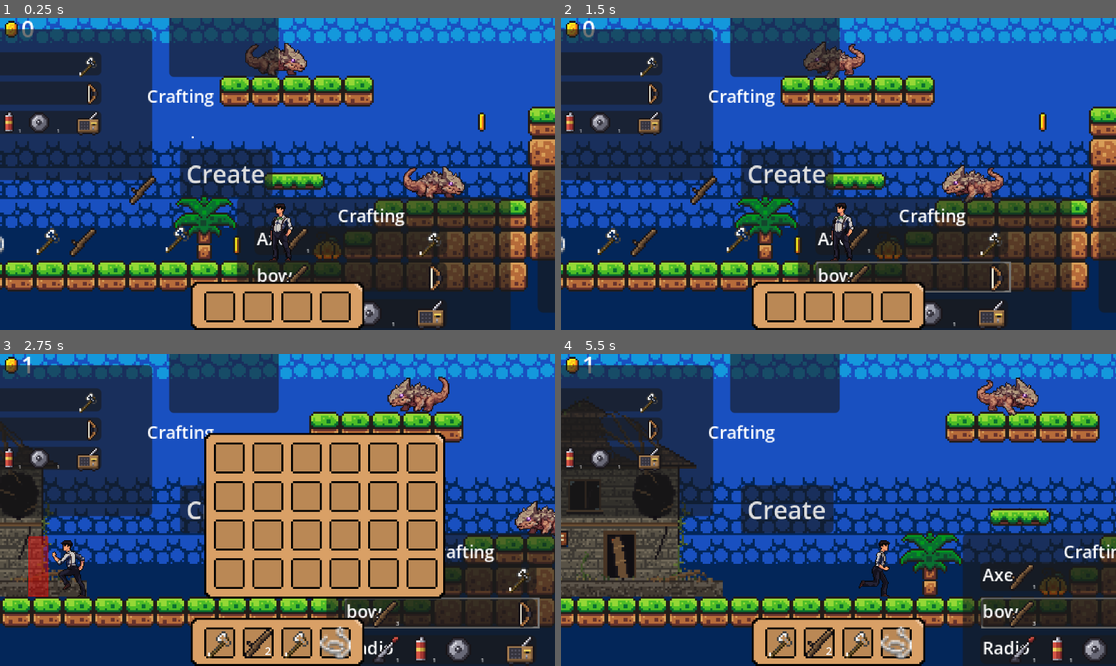
Above: before the commit, frames 1-4 (two rows, left to right).
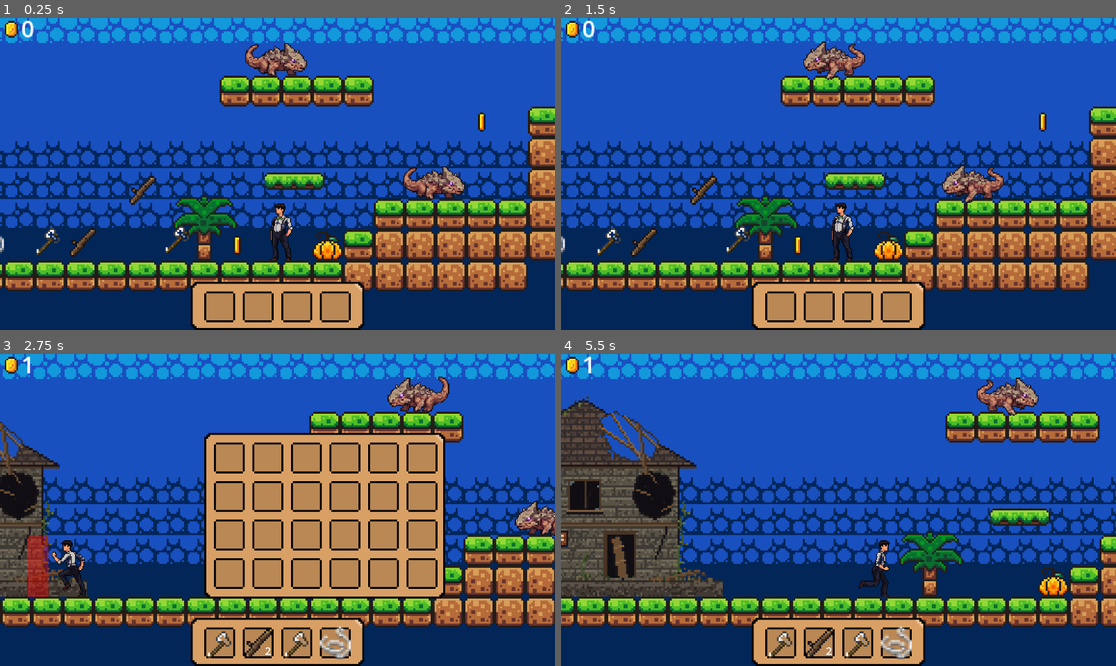
Above: after the commit, the same moments.

Repository: mohawk2409/survive
Game: Godot game, scene res://scenes/game.tscn
Same seed, same stepped clock (60 frames per second), same inputs: the game is played once before the commit and once after it.
Inputs (mouse positions are in pixels of both pictures, inside the frame that each line leads up to):
- Up to frame 1 (0.25 s): no input
- Up to frame 2 (1.5 s): drag from (910, 239) to (1043, 120) at 0.52 s; drag from (910, 276) to (799, 245) at 1.27 s
- Up to frame 3 (2.75 s): move the mouse to (349, 650) at 2.02 s; hold Left (move_left) from 2.03 s (still down); hold R (attack) from 2.03 s (still down); click (349, 650) at 2.17 s; tap E (i) at 2.3 s
- Up to frame 4 (5.5 s): release Left (move_left) at 2.75 s; release R (attack) at 2.75 s; drag from (783, 641) to (1093, 513) at 2.77 s; drag from (821, 641) to (966, 403) at 3.52 s; drag from (855, 641) to (1054, 403) at 4.27 s; move the mouse to (894, 641) at 5.02 s; hold Right (move_right) from 5.03 s (still down); tap E (i) at 5.1 s; click (894, 641) at 5.17 s

The runs differ from the first frame. In frame 1, 36% of the frame differs, in the area x 0-100%, y 0-100%; in frame 2, 36%; in frame 3, 28%; in frame 4, 28%.
Error before the commit: Trying to assign value of type 'Window' to a variable of type 'Control'. (res://scripts/crafting_system.gd:4)

Commit message:
Adding the crafting system to a building

Diff:
--- a/fabrication_item.gd
+++ /dev/null
@@ -1,7 +0,0 @@
-extends Resource
-
-
-class_name FabItem
-
-@export var name: String = ""
-@export var texture: Texture2D
--- a/fabrication_slot.gd
+++ /dev/null
@@ -1,6 +0,0 @@
-extends Resource
-
-class_name FabSlot
-
-@export var item: FabItem
-@export var amount: int
--- a/inventory/inv_ui.gd
+++ b/inventory/inv_ui.gd
@@ -1,5 +1,5 @@
 extends Control
-
+class_name InventoryUI
 @onready var inv: Inv = preload("res://inventory/player_inv.tres")
 @onready var bottom_slots: Array = $bottom_inv_ui/NinePatchRect/GridContainer.get_children()
 @onready var inv_slots: Array = $inv_ui/NinePatchRect/GridContainer.get_children()
--- a/project.godot
+++ b/project.godot
@@ -14,10 +14,6 @@
 run/main_scene="uid://c66f2tiagg1sr"
 config/features=PackedStringArray("4.7", "Forward Plus")
 config/icon="res://icon.svg"
-
-[autoload]
-
-CraftingSystem="*uid://7warwjyi2b80"
 
 [display]
 
--- a/scenes/crafting_system.tscn
+++ b/scenes/crafting_system.tscn
@@ -5,6 +5,7 @@
 [ext_resource type="Resource" uid="uid://cqw2y8hcqbkih" path="res://craft_resources/axe_craft.tres" id="3_6modl"]
 [ext_resource type="Resource" uid="uid://dmv2sdhnhreog" path="res://craft_resources/bow_craft.tres" id="4_2wysd"]
 [ext_resource type="Resource" uid="uid://bkx3svaxrxpon" path="res://craft_resources/radio_craft.tres" id="5_ms3w2"]
+[ext_resource type="Resource" uid="uid://7aaj8cc7tkt" path="res://craft_resources/bullet.tres" id="6_ms3w2"]
 
 [node name="CraftingSystem" type="Control" unique_id=1221013414 node_paths=PackedStringArray("craft_container", "queue")]
 z_index = 1
@@ -12,22 +13,29 @@
 anchor_right = 0.41300002
 anchor_bottom = 0.47500002
 offset_left = 1.0
-offset_right = 171.056
-offset_bottom = 85.049995
+offset_right = 169.056
+offset_bottom = 87.049995
 grow_horizontal = 2
 grow_vertical = 2
 script = ExtResource("1_gqwwy")
-crafts = Array[ExtResource("2_682mr")]([ExtResource("3_6modl"), ExtResource("4_2wysd"), ExtResource("5_ms3w2")])
+crafts = Array[ExtResource("2_682mr")]([ExtResource("3_6modl"), ExtResource("4_2wysd"), ExtResource("5_ms3w2"), ExtResource("6_ms3w2")])
 craft_container = NodePath("Panel/ScrollContainer/Crafts")
 queue = NodePath("Panel2/ScrollContainer/Queue")
 
 [node name="Panel" type="Panel" parent="." unique_id=2056806908]
 custom_minimum_size = Vector2(118, 77)
-layout_mode = 0
-offset_left = 23.0
-offset_top = 31.0
-offset_right = 165.0
-offset_bottom = 129.0
+layout_mode = 1
+anchors_preset = 8
+anchor_left = 0.5
+anchor_top = 0.5
+anchor_right = 0.5
+anchor_bottom = 0.5
+offset_left = -59.0
+offset_top = -49.0
+offset_right = 59.0
+offset_bottom = 49.0
+grow_horizontal = 2
+grow_vertical = 2
 
 [node name="Label" type="Label" parent="Panel" unique_id=868562959]
 top_level = true
@@ -36,20 +44,22 @@
 anchors_preset = 5
 anchor_left = 0.5
 anchor_right = 0.5
-offset_left = -68.0
-offset_top = 34.0
-offset_right = -28.0
-offset_bottom = 57.0
+offset_left = -21.0
+offset_top = 38.0
+offset_right = 19.0
+offset_bottom = 51.0
 grow_horizontal = 2
 theme_override_font_sizes/font_size = 9
 text = "Crafting"
+horizontal_alignment = 3
+vertical_alignment = 3
 
 [node name="ScrollContainer" type="ScrollContainer" parent="Panel" unique_id=486312109]
 layout_mode = 0
-offset_left = 9.0
-offset_top = 15.0
-offset_right = 115.0
-offset_bottom = 69.0
+offset_left = 8.0
+offset_top = 26.0
+offset_right = 105.0
+offset_bottom = 86.0
 horizontal_scroll_mode = 3
 vertical_scroll_mode = 3
 
@@ -58,10 +68,10 @@
 
 [node name="Button" type="Button" parent="." unique_id=623604890]
 layout_mode = 0
-offset_left = 183.0
-offset_top = 109.0
-offset_right = 243.0
-offset_bottom = 140.0
+offset_left = 211.0
+offset_top = 98.0
+offset_right = 271.0
+offset_bottom = 129.0
 text = "Create"
 
 [node name="Panel2" type="Panel" parent="." unique_id=695471496]
@@ -71,10 +81,10 @@
 anchor_top = 0.5
 anchor_right = 1.0
 anchor_bottom = 0.5
-offset_left = -110.0
-offset_top = -66.0
-offset_right = -39.0
-offset_bottom = 10.0
+offset_left = -79.0
+offset_top = -69.0
+offset_right = -8.0
+offset_bottom = 7.0
 grow_horizontal = 0
 grow_vertical = 2
 
@@ -97,9 +107,9 @@
 anchor_top = 1.0
 anchor_right = 0.5
 anchor_bottom = 1.0
-offset_left = -7.5
+offset_left = -15.5
 offset_top = -55.0
-offset_right = 7.5
+offset_right = 21.5
 grow_horizontal = 2
 grow_vertical = 0
 horizontal_scroll_mode = 3
--- a/scenes/forgery_shop.tscn
+++ b/scenes/forgery_shop.tscn
@@ -2,7 +2,7 @@
 
 [ext_resource type="Texture2D" uid="uid://8jrxq5xombti" path="res://assets/sprites/atelier_marchand_128x88.png" id="1_e7loi"]
 [ext_resource type="Script" uid="uid://dqo4dm16ak40b" path="res://scripts/forgery_shop.gd" id="1_kkyyx"]
-[ext_resource type="PackedScene" uid="uid://63qy82421uv2" path="res://scenes/fabrication.tscn" id="3_es1c8"]
+[ext_resource type="PackedScene" uid="uid://7warwjyi2b80" path="res://scenes/crafting_system.tscn" id="3_es1c8"]
 
 [sub_resource type="RectangleShape2D" id="RectangleShape2D_a6vb0"]
 size = Vector2(129, 86)
@@ -18,12 +18,12 @@
 position = Vector2(-0.5, 0)
 shape = SubResource("RectangleShape2D_a6vb0")
 
-[node name="Fabrication" parent="." unique_id=1250993282 instance=ExtResource("3_es1c8")]
-visible = false
-offset_left = -51.0
-offset_top = -32.0
-offset_right = -51.0
-offset_bottom = -32.0
+[node name="CraftingSystem" parent="." unique_id=1221013414 instance=ExtResource("3_es1c8")]
+offset_left = -149.0
+offset_top = -75.0
+offset_right = 132.0
+offset_bottom = 89.0
+scale = Vector2(0.8, 0.8)
 
 [connection signal="area_entered" from="." to="." method="_on_area_entered"]
 [connection signal="body_entered" from="." to="." method="_on_body_entered"]
--- a/scenes/game.tscn
+++ b/scenes/game.tscn
@@ -16,7 +16,6 @@
 [ext_resource type="PackedScene" uid="uid://cg1nb8x6av67s" path="res://scenes/forgery_shop.tscn" id="11_ir15t"]
 [ext_resource type="PackedScene" uid="uid://ddyhk8bmpuf04" path="res://scenes/house.tscn" id="11_kvpfn"]
 [ext_resource type="PackedScene" uid="uid://5udngoict57y" path="res://scenes/string.tscn" id="13_37s47"]
-[ext_resource type="PackedScene" uid="uid://7warwjyi2b80" path="res://scenes/crafting_system.tscn" id="13_bt5mj"]
 [ext_resource type="Resource" uid="uid://cqp1bwx8dklci" path="res://axe_test.tres" id="13_ca42v"]
 [ext_resource type="PackedScene" uid="uid://ciol70vwai4ow" path="res://scenes/axe.tscn" id="13_kvuet"]
 [ext_resource type="Script" uid="uid://c28dd7213dpph" path="res://inventory/weapon.gd" id="14_ssvqc"]
@@ -359,6 +358,7 @@
 grow_vertical = 0
 
 [node name="inv_ui" parent="CanvasLayer/Control" unique_id=878879538 instance=ExtResource("11_1kice")]
+visible = false
 z_index = 2
 z_as_relative = false
 layout_mode = 1
@@ -379,18 +379,6 @@
 offset_bottom = 6.375
 scale = Vector2(1, 1)
 
-[node name="CraftingSystem" parent="CanvasLayer/Control" unique_id=1221013414 instance=ExtResource("13_bt5mj")]
-layout_mode = 1
-anchor_left = 0.6249999
-anchor_top = 0.67499995
-anchor_right = 1.0380001
-anchor_bottom = 1.15
-offset_left = -78.0
-offset_top = -46.0
-offset_right = 191.48
-offset_bottom = 39.049995
-scale = Vector2(0.8, 0.8)
-
 [node name="HeldItem" type="TextureRect" parent="CanvasLayer/Control" unique_id=333471770]
 visible = false
 custom_minimum_size = Vector2(16, 16)
@@ -399,14 +387,14 @@
 offset_bottom = 40.0
 mouse_filter = 2
 
+[node name="crafting_building" parent="CanvasLayer/Control" unique_id=977264550 instance=ExtResource("11_ir15t")]
+position = Vector2(-338, 21)
+
 [node name="Area2D2" parent="." unique_id=739423097 instance=ExtResource("13_37s47")]
 position = Vector2(-105, 55)
 
 [node name="House" parent="." unique_id=1347396065 instance=ExtResource("11_kvpfn")]
 position = Vector2(-169, 3)
-
-[node name="Area2D" parent="." unique_id=977264550 instance=ExtResource("11_ir15t")]
-position = Vector2(-338, 21)
 
 [node name="axe" parent="." unique_id=1302589373 instance=ExtResource("13_kvuet")]
 position = Vector2(-74, 53)
--- a/scripts/crafting_system.gd
+++ b/scripts/crafting_system.gd
@@ -1,7 +1,8 @@
 extends Control
 @onready var craft_slot_node: PackedScene = preload("res://scenes/crafting_slot.tscn")
 @onready var queue_slot_node: PackedScene = preload("res://scenes/queue_slot.tscn")
-@onready var inv_ui: Control = $".."
+@onready var inv_ui: Control = $"../../inv_ui"
+@onready var crafting_system: Control = $"."
 @export var crafts: Array[Craft]:
 	set(value):
 		crafts = value
@@ -16,11 +17,28 @@
 
 var selected_craft: Craft
 var selected_rect: Rect2
+var is_open = false
+
+func _process(_delta):
+	if Input.is_action_just_pressed("fly"):
+		if is_open:
+			close()
+		else:
+			open()
+
+func open():
+	crafting_system.visible = true
+	is_open = true
+
+func close():
+	print("?")
+	crafting_system.visible = false
+	is_open = false
 
 func _ready():
 	free_slots()
 	load_recipes()
-
+	close()
 func _draw():
 	draw_rect(selected_rect, Color.WHITE, false, 1)
 
--- a/scripts/fabrication_ui.gd
+++ b/scripts/fabrication_ui.gd
@@ -1,17 +1,9 @@
 extends Control
 
-
-@onready var tab: Fab = preload("res://test_fabrication.tres")
-@onready var slots: Array = $NinePatchRect/GridContainer.get_children()
 var is_open = false
 
 func _ready():
-	tab.update_fab.connect(update_slots)
-	update_slots()
 	close()
-func update_slots():
-	for i in range(min(tab.slots.size(), slots.size())):
-		slots[i].update_fab(tab.slots[i])
 
 func _process(_delta):
 	if Input.is_action_just_pressed("fly"):
--- a/scripts/forgery_shop.gd
+++ b/scripts/forgery_shop.gd
@@ -1,22 +1,21 @@
 extends Area2D
-@onready var fabrication: Control = $Fabrication
+@onready var crafting_system: Control = $CraftingSystem
 
 var entered_zone = false
 var opened = false
-
+"""
 func _ready():
-	fabrication.close()
+	crafting_system.close()
 
 func _process(delta: float) -> void:
 	if Input.is_action_just_pressed("fly") and entered_zone and !opened:
 		print("I'm opening the crafting UI")
-		fabrication.visible = true
+		crafting_system.open()
 		opened = true
 	elif Input.is_action_just_pressed("fly") and entered_zone and opened:
-		fabrication.visible = false
+		crafting_system.close()
 		opened = false
-
-
+"""
 func _on_body_entered(body: Node2D) -> void:
 	entered_zone = true
 	print("je suis entré dans l'aire du shop")
--- a/test_fabrication.tres
+++ /dev/null
@@ -1,45 +0,0 @@
-[gd_resource type="Resource" script_class="Fab" format=3 uid="uid://ccs2a88o4ri4v"]
-
-[ext_resource type="Script" uid="uid://ddjwuv3juttoi" path="res://scripts/fabrication.gd" id="1_2vx7r"]
-[ext_resource type="Script" uid="uid://csvewk8k7503w" path="res://fabrication_slot.gd" id="2_5pf3q"]
-
-[sub_resource type="Resource" id="Resource_srql8"]
-script = ExtResource("2_5pf3q")
-metadata/_custom_type_script = "uid://csvewk8k7503w"
-
-[sub_resource type="Resource" id="Resource_spb5k"]
-script = ExtResource("2_5pf3q")
-metadata/_custom_type_script = "uid://csvewk8k7503w"
-
-[sub_resource type="Resource" id="Resource_jse4m"]
-script = ExtResource("2_5pf3q")
-metadata/_custom_type_script = "uid://csvewk8k7503w"
-
-[sub_resource type="Resource" id="Resource_c37rg"]
-script = ExtResource("2_5pf3q")
-metadata/_custom_type_script = "uid://csvewk8k7503w"
-
-[sub_resource type="Resource" id="Resource_u8jon"]
-script = ExtResource("2_5pf3q")
-metadata/_custom_type_script = "uid://csvewk8k7503w"
-
-[sub_resource type="Resource" id="Resource_d1cpa"]
-script = ExtResource("2_5pf3q")
-metadata/_custom_type_script = "uid://csvewk8k7503w"
-
-[sub_resource type="Resource" id="Resource_l2j1h"]
-script = ExtResource("2_5pf3q")
-metadata/_custom_type_script = "uid://csvewk8k7503w"
-
-[sub_resource type="Resource" id="Resource_eegrb"]
-script = ExtResource("2_5pf3q")
-metadata/_custom_type_script = "uid://csvewk8k7503w"
-
-[sub_resource type="Resource" id="Resource_2vx7r"]
-script = ExtResource("2_5pf3q")
-metadata/_custom_type_script = "uid://csvewk8k7503w"
-
-[resource]
-script = ExtResource("1_2vx7r")
-slots = Array[ExtResource("2_5pf3q")]([SubResource("Resource_srql8"), SubResource("Resource_spb5k"), SubResource("Resource_jse4m"), SubResource("Resource_c37rg"), SubResource("Resource_u8jon"), SubResource("Resource_d1cpa"), SubResource("Resource_l2j1h"), SubResource("Resource_eegrb"), SubResource("Resource_2vx7r")])
-metadata/_custom_type_script = "uid://ddjwuv3juttoi"
Not shown, removed: fabrication_item.gd.uid
Not shown, removed: fabrication_slot.gd.uid
